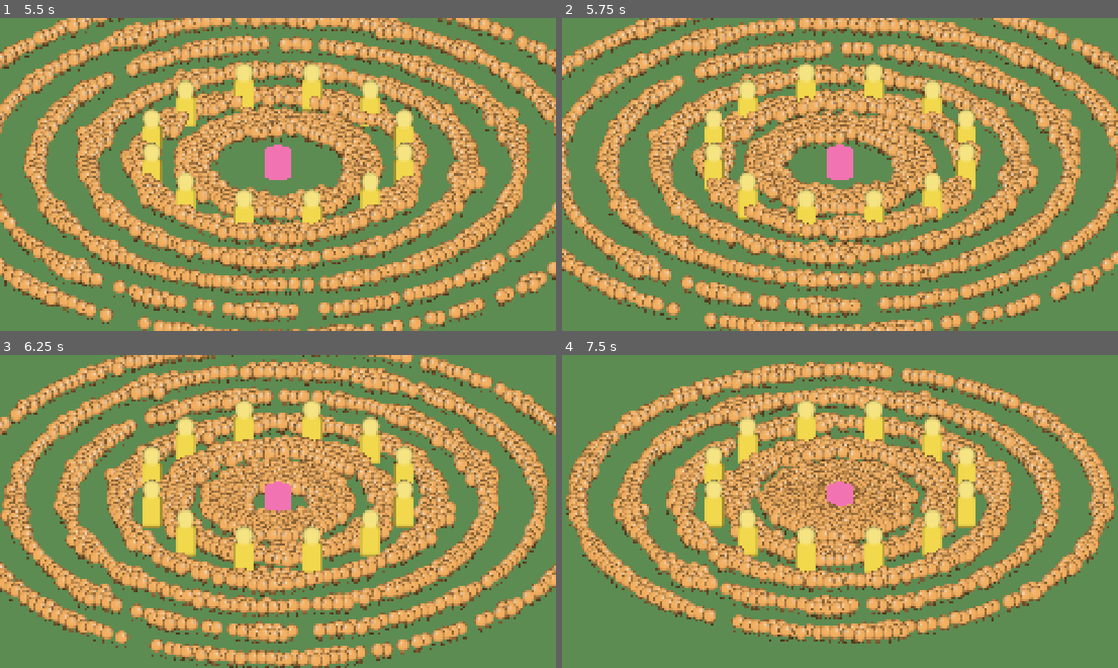
Above: before the commit, frames 1-4 (two rows, left to right).
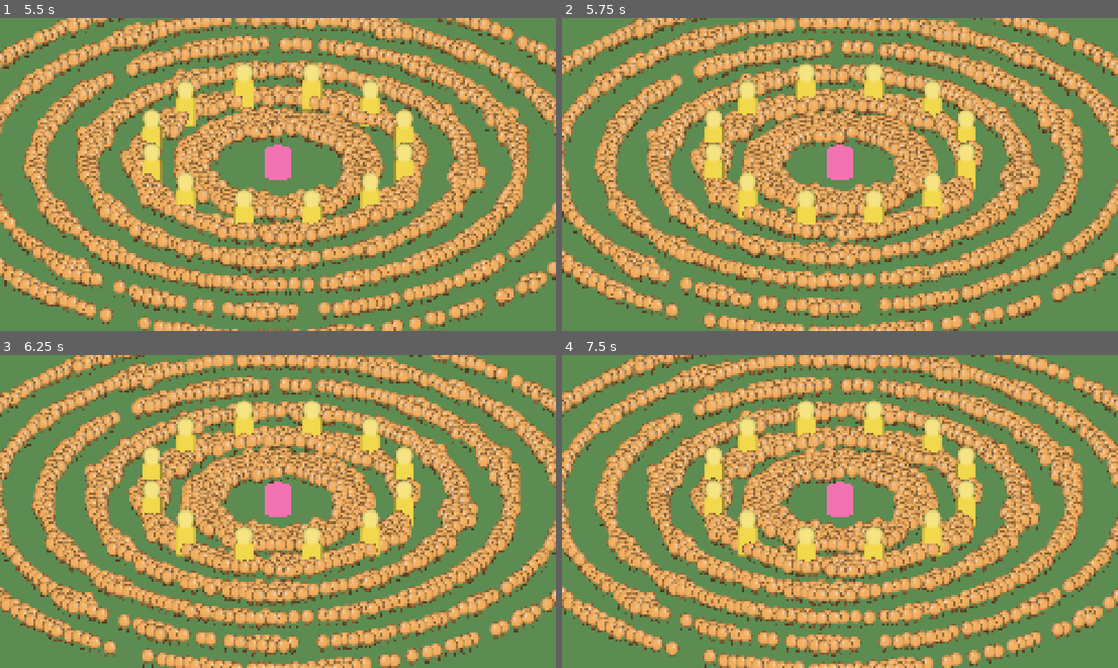
Above: after the commit, the same moments.

Repository: adrienlamotte/w-td
Game: Godot game, scene res://view/main.tscn
Same seed, same stepped clock (60 frames per second), same inputs: the game is played once before the commit and once after it.
Inputs (mouse positions are in pixels of both pictures, inside the frame that each line leads up to):
- Up to frame 1 (5.5 s): tap Enter at 0.5 s; move the mouse to (400, 158) at 0.52 s; tap S (cam_pan_down) at 0.6 s; click (400, 158) at 0.67 s; tap A (cam_pan_left) at 0.8 s; drag from (166, 190) to (250, 237) at 1.27 s; move the mouse to (333, 105) at 2.02 s; tap D (cam_pan_right) at 2.1 s; click (333, 105) at 2.17 s; tap W (cam_pan_up) at 2.3 s; drag from (250, 237) to (111, 127) at 2.77 s; move the mouse to (444, 221) at 3.52 s; hold Mouse wheel up (cam_zoom_in) 3.53-4.25 s; click (444, 221) at 3.67 s; tap Mouse wheel down (cam_zoom_out) at 3.8 s; right-click (444, 221) at 4.15 s; drag from (111, 127) to (194, 96) at 4.27 s; move the mouse to (305, 174) at 5.02 s; click (305, 174) at 5.1 s; tap 1 (build_slot_1, bound only after the commit) at 5.3 s
- Up to frame 2 (5.75 s): tap Escape (pause, bound only after the commit) at 5.65 s
- Up to frame 3 (6.25 s): drag from (194, 433) to (166, 527) at 5.77 s
- Up to frame 4 (7.5 s): move the mouse to (962, 495) at 6.52 s; tap 2 (build_slot_2, bound only after the commit) at 6.6 s; click (962, 495) at 6.67 s; tap 3 (build_slot_3, bound only after the commit) at 6.8 s; tap Q (skill_1, bound only after the commit) at 7.15 s; drag from (728, 527) to (812, 574) at 7.27 s

Frame 1 is identical in both runs. In frame 2, 32% of the frame differs, in the area x 0-100%, y 0-100%; in frame 3, 76%; in frame 4, 71%.

Commit message:
018: PlayerInput layer, gamepad bindings, IsoCamera without device reads (D-119)
Co-Authored-By: Claude Opus 5.5 (1M context) <noreply@anthropic.com>

Diff:
--- /dev/null
+++ b/game/input/player_input.gd
@@ -0,0 +1,167 @@
+class_name PlayerInput
+extends Node
+## The only code that reads devices (D-119, docs/09_CONTROLS.md). Turns InputMap actions
+## into camera intents on IsoCamera and SimCommands through world.queue(); never changes
+## sim state directly. Bindings live in the InputMap (project.godot).
+
+## Emitted when the gamepad radial menu closes; 020 picks the slice from dir.
+signal build_menu_closed(dir: Vector2)
+
+## Joypad axis travel that switches to gamepad mode (same as the action deadzones).
+const DEADZONE: float = 0.2
+
+var world: SimWorld
+var camera: IsoCamera
+## Last device used: true = gamepad (cursor at screen centre), false = mouse.
+var gamepad: bool = false
+## Ground point (x, z) the building actions aim at.
+var cursor: Vector2 = Vector2.ZERO
+## data/towers id to place, "" = none.
+var selected_tower: String = ""
+var menu_open: bool = false
+var menu_dir: Vector2 = Vector2.ZERO
+# Trigger actions held, so an analog trigger fires once per pull, not per motion event.
+var _held: Dictionary = {}
+
+
+## Ground point (x, z) where a ray hits y = 0.
+static func ground_point(origin: Vector3, dir: Vector3) -> Vector2:
+	if is_zero_approx(dir.y):
+		return Vector2(origin.x, origin.z)
+	var p := origin + dir * (-origin.y / dir.y)
+	return Vector2(p.x, p.z)
+
+
+## Uid of the tower (live or husk) owning the build cell at p, -1 if none.
+static func tower_uid_at(w: SimWorld, p: Vector2) -> int:
+	if w.build == null:
+		return -1
+	var b := w.build
+	var i := b.first_cell(p.x, 1)
+	var j := b.first_cell(p.y, 1)
+	if i < 0 or j < 0 or i >= b.size or j >= b.size:
+		return -1
+	return b.owner[j * b.size + i]
+
+
+## Pan direction from the mouse near a viewport edge, in screen axes (x right, y down).
+static func edge_dir(mouse: Vector2, viewport: Vector2, margin: float) -> Vector2:
+	var d := Vector2.ZERO
+	if mouse.x < margin: d.x = -1.0
+	elif mouse.x > viewport.x - margin: d.x = 1.0
+	if mouse.y < margin: d.y = -1.0
+	elif mouse.y > viewport.y - margin: d.y = 1.0
+	return d
+
+
+func select_tower(id: String) -> void:
+	selected_tower = id
+
+
+func is_placing() -> bool:
+	return selected_tower != "" or menu_open
+
+
+func _unhandled_input(event: InputEvent) -> void:
+	handle(event)
+
+
+func handle(event: InputEvent) -> void:
+	_update_mode(event)
+	if menu_open and event.is_action_released(&"build_menu"):
+		menu_open = false
+		build_menu_closed.emit(menu_dir)
+	if _pressed(event, &"cam_zoom_in"):
+		camera.zoom_step(-1)
+	elif _pressed(event, &"cam_zoom_out"):
+		camera.zoom_step(1)
+	elif _pressed(event, &"cam_recentre"):
+		camera.recentre()
+	elif _pressed(event, &"build_cancel") and is_placing():
+		selected_tower = ""
+		menu_open = false
+	elif _pressed(event, &"pause"):
+		world.queue(SimCommand.pause(world.tick, not world.paused))
+	elif _pressed(event, &"skill_1"):
+		_use_skill(0)
+	elif _pressed(event, &"skill_2"):
+		_use_skill(1)
+	elif _can_build():
+		_build(event)
+
+
+func _build(event: InputEvent) -> void:
+	for slot in 3:
+		if _pressed(event, StringName("build_slot_%d" % (slot + 1))):
+			if slot < world.run.tower_types.size():
+				selected_tower = world.tower_catalog.ids[world.run.tower_types[slot]]
+			return
+	if _pressed(event, &"build_menu"):
+		menu_open = true
+	elif _pressed(event, &"build_place"):
+		var uid := tower_uid_at(world, cursor)
+		var t := world.towers.uid.find(uid) if uid >= 0 else -1
+		if t >= 0 and world.towers.husk[t]:
+			world.queue(SimCommand.rebuild_tower(world.tick, uid))
+		elif selected_tower != "":
+			world.queue(SimCommand.place_tower(world.tick, selected_tower, cursor.x, cursor.y))
+	elif _pressed(event, &"tower_sell"):
+		var uid := tower_uid_at(world, cursor)
+		if uid >= 0:
+			world.queue(SimCommand.sell_tower(world.tick, uid))
+
+
+func _process(delta: float) -> void:
+	var dir := Input.get_vector(&"cam_pan_left", &"cam_pan_right", &"cam_pan_up", &"cam_pan_down")
+	var stick := Input.get_vector(&"menu_left", &"menu_right", &"menu_up", &"menu_down")
+	if menu_open:
+		menu_dir = stick
+	else:
+		dir += stick
+	if not gamepad:
+		var vp := get_viewport()
+		var mouse := vp.get_mouse_position()
+		var size := vp.get_visible_rect().size
+		if get_window().has_focus() and Rect2(Vector2.ZERO, size).has_point(mouse):
+			dir += edge_dir(mouse, size, camera.config.edge_scroll_px)
+	camera.pan(dir, delta)
+	_update_cursor()
+
+
+func _update_cursor() -> void:
+	if gamepad:
+		cursor = camera.focus()
+		return
+	var cam: Camera3D = camera.get_node("Camera3D")
+	var mouse := get_viewport().get_mouse_position()
+	cursor = ground_point(cam.project_ray_origin(mouse), cam.project_ray_normal(mouse))
+
+
+# Keys do not switch the mode.
+func _update_mode(event: InputEvent) -> void:
+	if event is InputEventMouseMotion or event is InputEventMouseButton:
+		gamepad = false
+	elif event is InputEventJoypadButton or \
+			(event is InputEventJoypadMotion and absf((event as InputEventJoypadMotion).axis_value) > DEADZONE):
+		gamepad = true
+		cursor = camera.focus()
+
+
+func _can_build() -> bool:
+	return world.run_state == SimWorld.RunState.RUNNING and not world.paused
+
+
+func _use_skill(slot: int) -> void:
+	if world.run != null and slot < world.run.skill_ids.size():
+		world.queue(SimCommand.use_skill(world.tick, world.run.skill_ids[slot]))
+
+
+# Press edge of an action; an analog axis counts once until it falls back under its deadzone.
+func _pressed(event: InputEvent, action: StringName) -> bool:
+	if not event is InputEventJoypadMotion:
+		return event.is_action_pressed(action)
+	if not event.is_action(action):
+		return false
+	var was: bool = _held.get(action, false)
+	_held[action] = event.is_action_pressed(action)
+	return _held[action] and not was
--- a/game/project.godot
+++ b/game/project.godot
@@ -19,25 +19,85 @@
 
 cam_pan_up={
 "deadzone": 0.2,
-"events": [Object(InputEventKey,"physical_keycode":87), Object(InputEventKey,"physical_keycode":4194320)]
+"events": [Object(InputEventKey,"physical_keycode":87), Object(InputEventKey,"physical_keycode":4194320), Object(InputEventJoypadMotion,"device":-1,"axis":3,"axis_value":-1.0)]
 }
 cam_pan_down={
 "deadzone": 0.2,
-"events": [Object(InputEventKey,"physical_keycode":83), Object(InputEventKey,"physical_keycode":4194322)]
+"events": [Object(InputEventKey,"physical_keycode":83), Object(InputEventKey,"physical_keycode":4194322), Object(InputEventJoypadMotion,"device":-1,"axis":3,"axis_value":1.0)]
 }
 cam_pan_left={
 "deadzone": 0.2,
-"events": [Object(InputEventKey,"physical_keycode":65), Object(InputEventKey,"physical_keycode":4194319)]
+"events": [Object(InputEventKey,"physical_keycode":65), Object(InputEventKey,"physical_keycode":4194319), Object(InputEventJoypadMotion,"device":-1,"axis":2,"axis_value":-1.0)]
 }
 cam_pan_right={
 "deadzone": 0.2,
-"events": [Object(InputEventKey,"physical_keycode":68), Object(InputEventKey,"physical_keycode":4194321)]
+"events": [Object(InputEventKey,"physical_keycode":68), Object(InputEventKey,"physical_keycode":4194321), Object(InputEventJoypadMotion,"device":-1,"axis":2,"axis_value":1.0)]
 }
 cam_zoom_in={
 "deadzone": 0.2,
-"events": [Object(InputEventMouseButton,"button_index":4)]
+"events": [Object(InputEventMouseButton,"button_index":4), Object(InputEventJoypadButton,"device":-1,"button_index":10)]
 }
 cam_zoom_out={
 "deadzone": 0.2,
-"events": [Object(InputEventMouseButton,"button_index":5)]
+"events": [Object(InputEventMouseButton,"button_index":5), Object(InputEventJoypadButton,"device":-1,"button_index":9)]
 }
+menu_up={
+"deadzone": 0.2,
+"events": [Object(InputEventJoypadMotion,"device":-1,"axis":1,"axis_value":-1.0)]
+}
+menu_down={
+"deadzone": 0.2,
+"events": [Object(InputEventJoypadMotion,"device":-1,"axis":1,"axis_value":1.0)]
+}
+menu_left={
+"deadzone": 0.2,
+"events": [Object(InputEventJoypadMotion,"device":-1,"axis":0,"axis_value":-1.0)]
+}
+menu_right={
+"deadzone": 0.2,
+"events": [Object(InputEventJoypadMotion,"device":-1,"axis":0,"axis_value":1.0)]
+}
+cam_recentre={
+"deadzone": 0.2,
+"events": [Object(InputEventKey,"device":-1,"physical_keycode":32), Object(InputEventJoypadButton,"device":-1,"button_index":8)]
+}
+build_menu={
+"deadzone": 0.2,
+"events": [Object(InputEventJoypadButton,"device":-1,"button_index":3)]
+}
+build_slot_1={
+"deadzone": 0.2,
+"events": [Object(InputEventKey,"device":-1,"physical_keycode":49)]
+}
+build_slot_2={
+"deadzone": 0.2,
+"events": [Object(InputEventKey,"device":-1,"physical_keycode":50)]
+}
+build_slot_3={
+"deadzone": 0.2,
+"events": [Object(InputEventKey,"device":-1,"physical_keycode":51)]
+}
+build_place={
+"deadzone": 0.2,
+"events": [Object(InputEventMouseButton,"device":-1,"button_index":1), Object(InputEventJoypadButton,"device":-1,"button_index":0)]
+}
+build_cancel={
+"deadzone": 0.2,
+"events": [Object(InputEventMouseButton,"device":-1,"button_index":2), Object(InputEventKey,"device":-1,"physical_keycode":4194305), Object(InputEventJoypadButton,"device":-1,"button_index":1)]
+}
+tower_sell={
+"deadzone": 0.2,
+"events": [Object(InputEventKey,"device":-1,"physical_keycode":88), Object(InputEventJoypadButton,"device":-1,"button_index":2)]
+}
+skill_1={
+"deadzone": 0.2,
+"events": [Object(InputEventKey,"device":-1,"physical_keycode":81), Object(InputEventJoypadMotion,"device":-1,"axis":4,"axis_value":1.0)]
+}
+skill_2={
+"deadzone": 0.2,
+"events": [Object(InputEventKey,"device":-1,"physical_keycode":69), Object(InputEventJoypadMotion,"device":-1,"axis":5,"axis_value":1.0)]
+}
+pause={
+"deadzone": 0.2,
+"events": [Object(InputEventKey,"device":-1,"physical_keycode":4194305), Object(InputEventKey,"device":-1,"physical_keycode":80), Object(InputEventJoypadButton,"device":-1,"button_index":6)]
+}
--- /dev/null
+++ b/game/tests/input/test_player_input.gd
@@ -0,0 +1,245 @@
+extends GutTest
+## PlayerInput: bindings, commands, D-105 gates, device mode (D-119, docs/09_CONTROLS.md).
+
+## Every action of docs/09_CONTROLS.md; keep equal to the spec's table.
+const ACTIONS: Array[String] = ["cam_pan_up", "cam_pan_down", "cam_pan_left", "cam_pan_right",
+	"menu_up", "menu_down", "menu_left", "menu_right", "cam_zoom_in", "cam_zoom_out",
+	"cam_recentre", "build_menu", "build_slot_1", "build_slot_2", "build_slot_3", "build_place",
+	"build_cancel", "tower_sell", "skill_1", "skill_2", "pause"]
+## Gamepad only: keyboard/mouse pans with WASD and builds with the slot keys instead.
+const PAD_ONLY: Array[String] = ["menu_up", "menu_down", "menu_left", "menu_right", "build_menu"]
+## Keyboard only: the gamepad picks a tower with the radial menu (build_menu) instead.
+const KEY_ONLY: Array[String] = ["build_slot_1", "build_slot_2", "build_slot_3"]
+const SINGLE := "tower_single_01"
+
+var world: SimWorld
+var cam: IsoCamera
+var input: PlayerInput
+
+
+func before_each() -> void:
+	world = SimWorld.new(1)
+	world.queue(SimCommand.start_run(0, 7, "run_m2"))
+	world.step()
+	cam = IsoCamera.new()
+	var c3 := Camera3D.new()
+	c3.name = "Camera3D"
+	cam.add_child(c3)
+	add_child_autofree(cam)
+	input = PlayerInput.new()
+	input.world = world
+	input.camera = cam
+	add_child_autofree(input)
+	input.set_process(false)  # the tests drive cursor and mode, not the real mouse
+
+
+func _key(code: Key, pressed: bool = true) -> InputEventKey:
+	var e := InputEventKey.new()
+	e.physical_keycode = code
+	e.pressed = pressed
+	return e
+
+
+func _pad(button: JoyButton, pressed: bool = true) -> InputEventJoypadButton:
+	var e := InputEventJoypadButton.new()
+	e.button_index = button
+	e.pressed = pressed
+	return e
+
+
+func _axis(axis: JoyAxis, value: float) -> InputEventJoypadMotion:
+	var e := InputEventJoypadMotion.new()
+	e.axis = axis
+	e.axis_value = value
+	return e
+
+
+func _mouse(button: MouseButton) -> InputEventMouseButton:
+	var e := InputEventMouseButton.new()
+	e.button_index = button
+	e.pressed = true
+	return e
+
+
+func _queued() -> Array[SimCommand]:
+	return world._queue
+
+
+func _place_tower(x: float, z: float) -> int:
+	world.queue(SimCommand.place_tower(world.tick, SINGLE, x, z))
+	world.step()
+	return world.towers.uid[world.towers.count() - 1]
+
+
+func test_every_action_has_both_devices() -> void:
+	var actions: Array[String] = []
+	for a in InputMap.get_actions():
+		if not String(a).begins_with("ui_"):
+			actions.append(String(a))
+	actions.sort()
+	var expected := ACTIONS.duplicate()
+	expected.sort()
+	assert_eq(actions, expected, "project actions match the spec")
+	for a in ACTIONS:
+		var key := false
+		var pad := false
+		for e in InputMap.action_get_events(a):
+			key = key or e is InputEventKey or e is InputEventMouseButton
+			pad = pad or e is InputEventJoypadButton or e is InputEventJoypadMotion
+		assert_eq(key, a not in PAD_ONLY, a + ": keyboard/mouse")
+		assert_eq(pad, a not in KEY_ONLY, a + ": gamepad")
+
+
+func test_pad_place_at_focus() -> void:
+	input.handle(_axis(JOY_AXIS_RIGHT_X, 0.9))
+	assert_true(input.gamepad)
+	cam.position = Vector3(3.0, 0.0, 4.0)
+	input.handle(_axis(JOY_AXIS_RIGHT_X, 0.9))
+	assert_eq(input.cursor, cam.focus())
+	input.select_tower(SINGLE)
+	input.handle(_pad(JOY_BUTTON_A))
+	var q := _queued()
+	assert_eq(q.size(), 1)
+	assert_eq(q[0].type, SimCommand.Type.PLACE_TOWER)
+	assert_eq(q[0].tower_id, SINGLE)
+	assert_eq(Vector2(q[0].x, q[0].z), Vector2(3.0, 4.0))
+	assert_eq(input.selected_tower, SINGLE, "the selection stays")
+
+
+func test_pad_rebuild_and_sell() -> void:
+	var uid := _place_tower(3.0, 4.0)
+	cam.position = Vector3(3.2, 0.0, 4.1)  # gamepad cursor = screen centre
+	input.handle(_pad(JOY_BUTTON_X))
+	assert_eq(_queued()[0].type, SimCommand.Type.SELL_TOWER)
+	assert_eq(_queued()[0].tower_uid, uid)
+	world._queue.clear()
+	world.damage_tower(world.towers.uid.find(uid), 1e9)
+	input.handle(_pad(JOY_BUTTON_A))
+	assert_eq(_queued().size(), 1)
+	assert_eq(_queued()[0].type, SimCommand.Type.REBUILD_TOWER)
+	assert_eq(_queued()[0].tower_uid, uid)
+
+
+func test_pad_skills_fire_once_per_pull() -> void:
+	input.handle(_axis(JOY_AXIS_TRIGGER_LEFT, 1.0))
+	input.handle(_axis(JOY_AXIS_TRIGGER_LEFT, 0.8))
+	input.handle(_axis(JOY_AXIS_TRIGGER_RIGHT, 1.0))
+	var q := _queued()
+	assert_eq(q.size(), 2)
+	assert_eq(q[0].skill_id, world.run.skill_ids[0])
+	assert_eq(q[1].skill_id, world.run.skill_ids[1])
+	input.handle(_axis(JOY_AXIS_TRIGGER_LEFT, 0.0))
+	input.handle(_axis(JOY_AXIS_TRIGGER_LEFT, 1.0))
+	assert_eq(_queued().size(), 3)
+
+
+func test_pad_pause_toggles() -> void:
+	input.handle(_pad(JOY_BUTTON_START))
+	assert_eq(_queued()[0].type, SimCommand.Type.PAUSE)
+	assert_true(_queued()[0].paused)
+	world.step()
+	input.handle(_pad(JOY_BUTTON_START))
+	assert_false(_queued()[0].paused)
+
+
+func test_pad_cancel_and_menu() -> void:
+	input.select_tower(SINGLE)
+	input.handle(_pad(JOY_BUTTON_B))
+	assert_eq(input.selected_tower, "")
+	assert_eq(_queued().size(), 0)
+	watch_signals(input)
+	input.handle(_pad(JOY_BUTTON_Y))
+	assert_true(input.menu_open)
+	assert_true(input.is_placing())
+	input.handle(_pad(JOY_BUTTON_Y, false))
+	assert_false(input.menu_open)
+	assert_signal_emitted(input, "build_menu_closed")
+
+
+func test_keyboard_mouse() -> void:
+	input.handle(_key(KEY_2))
+	assert_eq(input.selected_tower, world.tower_catalog.ids[world.run.tower_types[1]])
+	input.cursor = Vector2(-3.0, 5.0)
+	input.handle(_mouse(MOUSE_BUTTON_LEFT))
+	assert_false(input.gamepad)
+	assert_eq(_queued()[0].type, SimCommand.Type.PLACE_TOWER)
+	assert_eq(Vector2(_queued()[0].x, _queued()[0].z), Vector2(-3.0, 5.0))
+	world._queue.clear()
+	input.handle(_key(KEY_ESCAPE))
+	assert_eq(input.selected_tower, "")
+	assert_eq(_queued().size(), 0, "Esc cancels, no pause")
+	input.handle(_key(KEY_ESCAPE))
+	assert_eq(_queued()[0].type, SimCommand.Type.PAUSE)
+
+
+func _assert_no_building(why: String) -> void:
+	input.select_tower(SINGLE)
+	input.cursor = Vector2(3.0, 4.0)
+	for e: InputEvent in [_pad(JOY_BUTTON_A), _pad(JOY_BUTTON_X), _pad(JOY_BUTTON_Y)]:
+		input.handle(e)
+	input.select_tower("")
+	input.handle(_key(KEY_1))
+	assert_eq(_queued().size(), 0, why + ": nothing queued")
+	assert_false(input.menu_open, why + ": menu closed")
+	assert_eq(input.selected_tower, "", why + ": no slot")
+	input.handle(_pad(JOY_BUTTON_RIGHT_SHOULDER))
+	assert_eq(cam.zoom_index, 0, why + ": camera works")
+	input.handle(_key(KEY_P))
+	assert_eq(_queued().size(), 1, why + ": pause works")
+
+
+func test_no_building_while_paused() -> void:
+	world.paused = true
+	cam.set_zoom(1)
+	_assert_no_building("paused")
+
+
+func test_no_building_when_idle() -> void:
+	world = SimWorld.new(1)
+	input.world = world
+	cam.set_zoom(1)
+	_assert_no_building("idle")
+
+
+func test_mouse_motion_leaves_gamepad_mode() -> void:
+	input.handle(_axis(JOY_AXIS_LEFT_Y, 0.1))
+	assert_false(input.gamepad, "inside the deadzone")
+	input.handle(_pad(JOY_BUTTON_A))
+	assert_true(input.gamepad)
+	input.handle(InputEventMouseMotion.new())
+	assert_false(input.gamepad)
+	input.handle(_key(KEY_W))
+	assert_false(input.gamepad, "keys do not switch")
+
+
+func test_ground_point() -> void:
+	var p := PlayerInput.ground_point(Vector3(1, 10, 2), Vector3(0.5, -1, -0.25))
+	assert_eq(p, Vector2(6, -0.5))
+
+
+func test_tower_uid_at() -> void:
+	var uid := _place_tower(3.0, 4.0)
+	assert_eq(PlayerInput.tower_uid_at(world, Vector2(3.2, 4.1)), uid)
+	assert_eq(PlayerInput.tower_uid_at(world, Vector2(-3.0, 4.0)), -1)
+	assert_eq(PlayerInput.tower_uid_at(world, Vector2(500, 0)), -1, "outside the grid")
+	assert_eq(PlayerInput.tower_uid_at(SimWorld.new(1), Vector2(3, 4)), -1, "no run")
+
+
+func test_edge_dir() -> void:
+	var vp := Vector2(2560, 1440)
+	assert_eq(PlayerInput.edge_dir(Vector2(5, 720), vp, 24), Vector2(-1, 0))
+	assert_eq(PlayerInput.edge_dir(Vector2(1280, 720), vp, 24), Vector2.ZERO)
+	assert_eq(PlayerInput.edge_dir(Vector2(2558, 2), vp, 24), Vector2(1, -1))
+
+
+func test_camera_zoom_and_recentre() -> void:
+	cam.set_zoom(0)
+	cam.zoom_step(-1)
+	assert_eq(cam.zoom_index, 0)
+	for i in 5:
+		cam.zoom_step(1)
+	assert_eq(cam.zoom_index, cam.config.zoom_sizes.size() - 1)
+	cam.position = Vector3(5, 0, -2)
+	assert_eq(cam.focus(), Vector2(5, -2))
+	cam.recentre()
+	assert_eq(cam.focus(), Vector2.ZERO)
--- a/game/tests/view/test_iso_camera.gd
+++ b/game/tests/view/test_iso_camera.gd
@@ -18,10 +18,3 @@
 	assert_eq(IsoCamera.step_zoom(0, -1, 3), 0)
 	assert_eq(IsoCamera.step_zoom(2, 1, 3), 2)
 	assert_eq(IsoCamera.step_zoom(1, 1, 3), 2)
-
-
-func test_edge_dir() -> void:
-	var vp := Vector2(2560, 1440)
-	assert_eq(IsoCamera.edge_dir(Vector2(5, 720), vp, 24), Vector2(-1, 0))
-	assert_eq(IsoCamera.edge_dir(Vector2(1280, 720), vp, 24), Vector2.ZERO)
-	assert_eq(IsoCamera.edge_dir(Vector2(2558, 2), vp, 24), Vector2(1, -1))
--- a/game/view/bench/bench.gd
+++ b/game/view/bench/bench.gd
@@ -76,8 +76,7 @@
 	BenchScenario.apply(_view.world, _cfg, sc)
 	add_child(_view)
 	var rig: IsoCamera = _view.get_node("CameraRig")
-	rig.set_process(false)  # no pan from the mouse or keys during a run
-	rig.set_process_unhandled_input(false)
+	_view.get_node("PlayerInput").process_mode = Node.PROCESS_MODE_DISABLED  # no player input during a run
 	rig.set_zoom(int(sc.zoom))
 	get_viewport().scaling_3d_scale = float(sc.render_scale)
 	_measuring = false
--- a/game/view/game_view.gd
+++ b/game/view/game_view.gd
@@ -19,6 +19,8 @@
 
 
 func _ready() -> void:
+	$PlayerInput.world = world
+	$PlayerInput.camera = $CameraRig
 	# Release templates refuse a scene path on the command line: the bench starts from here (D-088).
 	if demo and "--bench" in OS.get_cmdline_user_args():
 		get_tree().change_scene_to_file("res://view/bench/bench.tscn")
--- a/game/view/iso_camera.gd
+++ b/game/view/iso_camera.gd
@@ -1,8 +1,8 @@
 class_name IsoCamera
 extends Node3D
 ## Camera rig at the focus point on the ground, with a child orthographic Camera3D.
-## Tunables in data/camera (D-086). PC controls (D-041): WASD/arrows and edge scroll
-## pan, the mouse wheel steps through the 3 zoom sizes. View state only, no game rules.
+## Tunables in data/camera (D-086). Reads no device: PlayerInput calls pan, zoom_step and
+## recentre (D-119, docs/09_CONTROLS.md). View state only, no game rules.
 
 const CONFIG_PATH := "res://data/camera/camera_default.json"
 
@@ -22,16 +22,6 @@
 	return p.limit_length(max_r)
 
 
-## Pan direction from the mouse near a viewport edge, in screen axes (x right, y down).
-static func edge_dir(mouse: Vector2, viewport: Vector2, margin: float) -> Vector2:
-	var d := Vector2.ZERO
-	if mouse.x < margin: d.x = -1.0
-	elif mouse.x > viewport.x - margin: d.x = 1.0
-	if mouse.y < margin: d.y = -1.0
-	elif mouse.y > viewport.y - margin: d.y = 1.0
-	return d
-
-
 static func step_zoom(index: int, dir: int, n: int) -> int:
 	return clampi(index + dir, 0, n - 1)
 
@@ -46,29 +36,32 @@
 	set_zoom(int(config.default_zoom))
 
 
-func _process(delta: float) -> void:
-	var dir := Input.get_vector("cam_pan_left", "cam_pan_right", "cam_pan_up", "cam_pan_down")
-	var vp := get_viewport()
-	var mouse := vp.get_mouse_position()
-	var size := vp.get_visible_rect().size
-	if get_window().has_focus() and Rect2(Vector2.ZERO, size).has_point(mouse):
-		dir += edge_dir(mouse, size, config.edge_scroll_px)
+## Moves the focus by a screen-axis direction (x right, y down) for one frame.
+func pan(dir: Vector2, delta: float) -> void:
 	if dir == Vector2.ZERO:
 		return
 	var zoom_scale := _camera.size / float(config.zoom_sizes[config.default_zoom])
 	# Rig yaw maps screen up to the far side of the ground.
 	var move := basis * Vector3(dir.x, 0.0, dir.y).limit_length(1.0)
 	move *= float(config.pan_speed) * zoom_scale * delta
-	var focus := clamp_focus(Vector2(position.x + move.x, position.z + move.z),
+	var p := clamp_focus(Vector2(position.x + move.x, position.z + move.z),
 		config.bounds_radius + config.bounds_margin)
-	position = Vector3(focus.x, 0.0, focus.y)
+	position = Vector3(p.x, 0.0, p.y)
 
 
-func _unhandled_input(event: InputEvent) -> void:
-	if event.is_action_pressed("cam_zoom_in"):
-		set_zoom(step_zoom(zoom_index, -1, config.zoom_sizes.size()))
-	elif event.is_action_pressed("cam_zoom_out"):
-		set_zoom(step_zoom(zoom_index, 1, config.zoom_sizes.size()))
+## -1 zooms in, +1 zooms out, clamped to the zoom sizes.
+func zoom_step(dir: int) -> void:
+	set_zoom(step_zoom(zoom_index, dir, config.zoom_sizes.size()))
+
+
+## Focus back on the Guardian, instantly.
+func recentre() -> void:
+	position = Vector3.ZERO
+
+
+## Ground point (x, z) at the screen centre.
+func focus() -> Vector2:
+	return Vector2(position.x, position.z)
 
 
 func set_zoom(index: int) -> void:
--- a/game/view/main.tscn
+++ b/game/view/main.tscn
@@ -3,6 +3,7 @@
 [ext_resource type="Script" path="res://view/game_view.gd" id="1_view"]
 [ext_resource type="Script" path="res://view/iso_camera.gd" id="2_cam"]
 [ext_resource type="Script" path="res://view/horde_renderer.gd" id="3_horde"]
+[ext_resource type="Script" path="res://input/player_input.gd" id="4_input"]
 
 [sub_resource type="StandardMaterial3D" id="mat_ground"]
 shading_mode = 0
@@ -40,3 +41,6 @@
 
 [node name="HordeRenderer" type="Node3D" parent="."]
 script = ExtResource("3_horde")
+
+[node name="PlayerInput" type="Node" parent="."]
+script = ExtResource("4_input")
Not shown, added: game/input/player_input.gd.uid
Not shown, added: game/tests/input/test_player_input.gd.uid
Not shown, removed: game/input/.gitkeep
